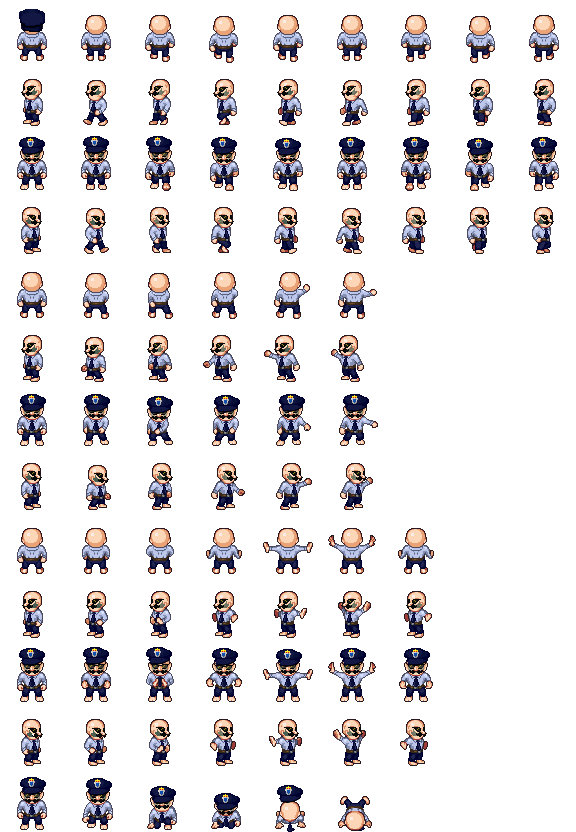
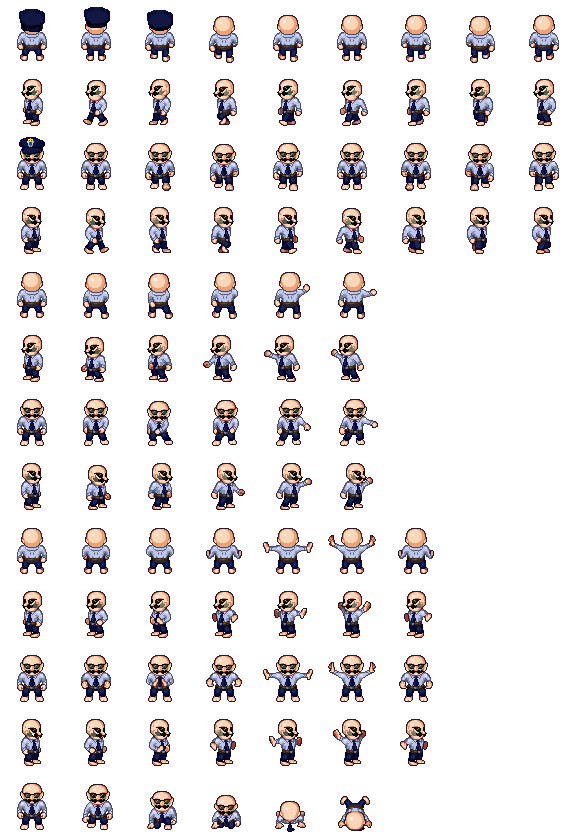
Before/after of a 576×832 layered artwork. What changed in the layer stack:
added layer "RearCap_A2" above "MergedCapFront" over (84, 7, 173, 33)
hid "MergedCapFront" over (19, 9, 557, 811)
